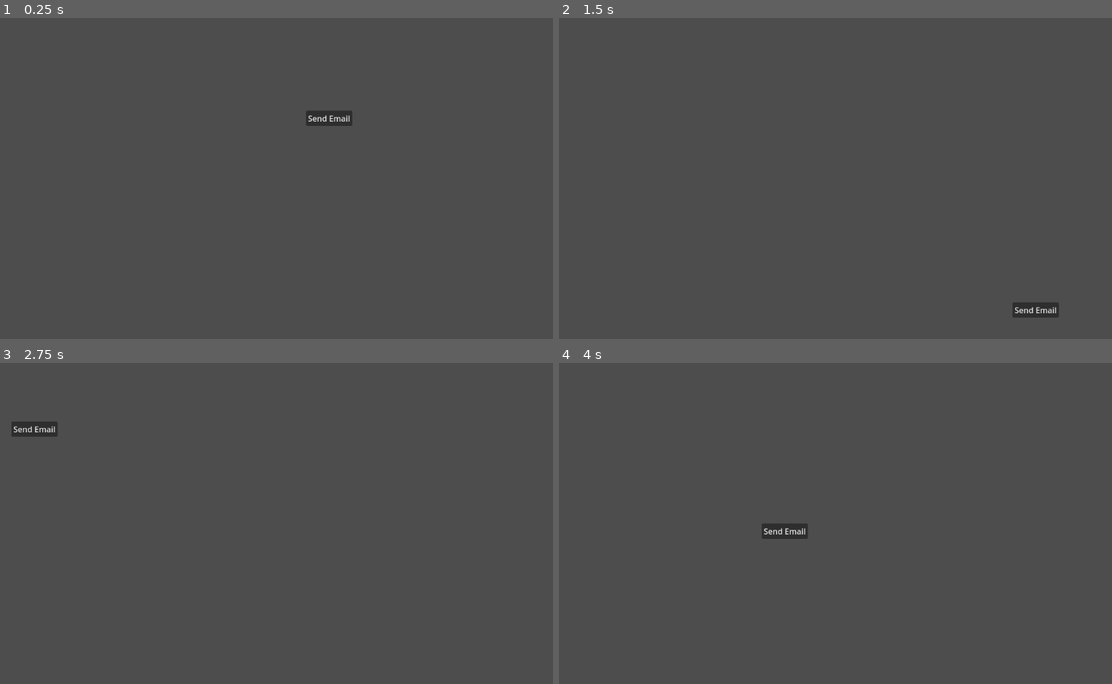
Above: before the commit, frames 1-4 (two rows, left to right).
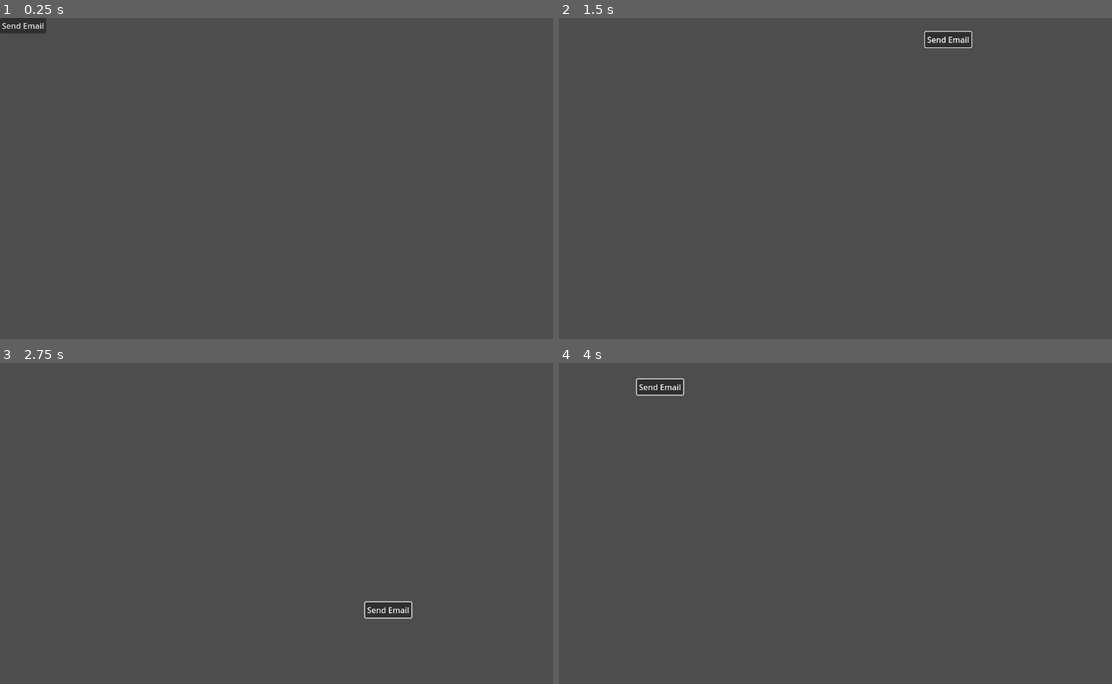
Above: after the commit, the same moments.

Repository: klaro115/MiniGameJam_July2025
Game: Godot game, scene res://SendEmailMiniGame/BoucingButtonUI.tscn
Same seed, same stepped clock (60 frames per second), same inputs: the game is played once before the commit and once after it. This scene is started directly instead of the project's main scene.
Inputs (mouse positions are in pixels of both pictures, inside the frame that each line leads up to):
- Up to frame 1 (0.25 s): no input
- Up to frame 2 (1.5 s): click "Send Email" at 0.5 s; move the mouse to (973, 162) at 1.27 s; hold Right (ui_right) from 1.28 s (still down); click (973, 162) at 1.42 s
- Up to frame 3 (2.75 s): move the mouse to (171, 539) at 2.02 s; release Right (ui_right) at 2.03 s; hold Down (ui_down) from 2.03 s (still down); click (171, 539) at 2.17 s
- Up to frame 4 (4 s): move the mouse to (901, 452) at 2.77 s; release Down (ui_down) at 2.78 s; hold Right (ui_right) 2.78-3.53 s; click (901, 452) at 2.92 s; move the mouse to (818, 587) at 3.52 s; hold Up (ui_up) from 3.53 s (still down); click (818, 587) at 3.67 s

The runs differ from the first frame. In frame 1, 0.7% of the frame differs, in the area x 0-64%, y 0-34%; in frame 2, 0.8%; in frame 3, 0.8%; in frame 4, 0.8%, in the area x 13-45%, y 4-55%.

Commit message:
fixing email

Diff:
--- a/SendEmailMiniGame/BoucingButtonUI.tscn
+++ b/SendEmailMiniGame/BoucingButtonUI.tscn
@@ -1,6 +1,7 @@
-[gd_scene load_steps=2 format=3 uid="uid://ba1rlky6nprtp"]
+[gd_scene load_steps=3 format=3 uid="uid://ba1rlky6nprtp"]
 
 [ext_resource type="Script" uid="uid://sbqvy6uhgfsj" path="res://SendEmailMiniGame/BouncingButtonUI.gd" id="1_qjuma"]
+[ext_resource type="Texture2D" uid="uid://c0x6dmnp2e4o4" path="res://SendEmailMiniGame/Email background 1.png" id="2_awr5a"]
 
 [node name="BoucingButtonUI" type="Control"]
 layout_mode = 3
@@ -11,6 +12,12 @@
 grow_vertical = 2
 script = ExtResource("1_qjuma")
 
+[node name="TextureRect" type="TextureRect" parent="."]
+layout_mode = 0
+offset_right = 1152.0
+offset_bottom = 648.0
+texture = ExtResource("2_awr5a")
+
 [node name="Button" type="Button" parent="."]
 layout_mode = 0
 offset_right = 8.0
--- a/SendEmailMiniGame/BouncingButtonUI.gd
+++ b/SendEmailMiniGame/BouncingButtonUI.gd
@@ -1,6 +1,7 @@
 extends Control
 
 @onready var button = $"Button"
+var can_move = false
 
 var min_speed = 800
 var max_speed = 800
@@ -9,15 +10,27 @@
 var direction = Vector2(1, 1)
 
 func _ready():
+	await get_tree().create_timer(1.0).timeout
+	can_move = true
 	randomize()
 	current_speed = randf_range(min_speed, max_speed)
 	_set_random_direction()
+
+	var screen_size = get_viewport_rect().size
+	button.position = (screen_size - button.size) / 2
+
+	# Optional: Add slight random offset (keep if you want some variation)
+	var random_offset = Vector2(
+		randf_range(-50, 50),
+		randf_range(-50, 50)
+	)
+	button.position += random_offset
 
 	button.pressed.connect(_on_button_pressed)
 
 	var initial_center = (get_viewport_rect().size / 2) - (button.size / 2)
 	var random_offset_range = 50
-	button.position = initial_center + Vector2(randf_range(-random_offset_range, random_offset_range), randf_range(-random_offset_range, random_offset_range))
+
 
 func _set_random_direction():
 	var random_x = randf_range(-1.0, 1.0)
@@ -33,6 +46,9 @@
 
 func _process(delta):
 	button.position += direction * current_speed * delta
+
+	if not can_move:
+		return
 
 	var screen_size = get_viewport_rect().size
 	var button_rect = Rect2(button.global_position, button.size)
